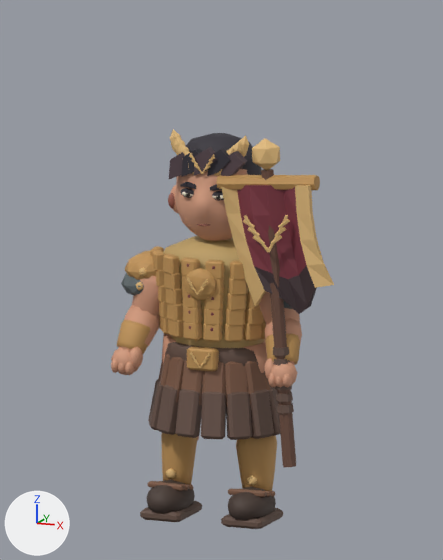
Before and after pictures for a commit that changed the Blender file art/blend/aquilifer.blend.
Rendered twice from the file's camera 'Art review camera'. Lighting does not change. The marker at lower left points along +X, +Y and +Z. The picture after the commit comes second.

In view in the first picture: 'aquilifer'.
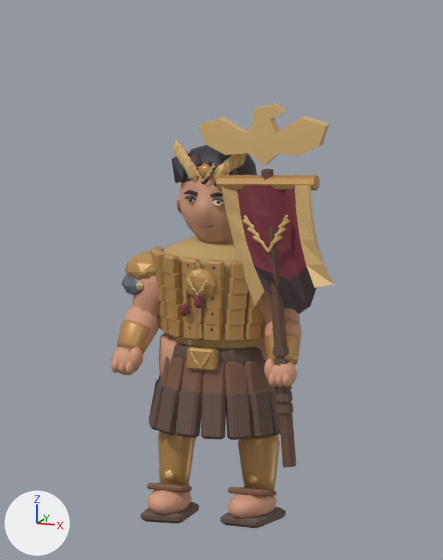
What differs and where, as boxes (x1, y1, x2, y2) in the pictures (443 x 560 px; the box of a moved part takes in the faces that stretch with it):
'aquilifer', reshaped (6% taller)
    before: (111, 130, 334, 529)
    after: (111, 103, 334, 528)
part 1 of me_aquilifer_color_and_skin, moved or reshaped
    before: (174, 136, 186, 155)
    after: (173, 140, 184, 158)
part 2 of me_aquilifer_color_and_skin, moved or reshaped
    before: (226, 148, 234, 155)
    after: (213, 162, 227, 184)
part 3 of me_aquilifer_color_and_skin, moved or reshaped
    before: (231, 142, 242, 153)
    after: (237, 153, 247, 169)
part 4 of me_aquilifer_color_and_skin, moved or reshaped
    before: (166, 468, 176, 480)
    after: (180, 303, 189, 316)
part 5 of me_aquilifer_color_and_skin, added
    after: (194, 295, 203, 309)
part 6 of me_aquilifer_color_and_skin, moved or reshaped
    before: (252, 138, 280, 170)
    after: (164, 469, 175, 481)
part 7 of me_aquilifer_color_and_skin, moved or reshaped
    before: (221, 508, 283, 529)
    after: (141, 502, 199, 524)
part 8 of me_aquilifer_color_and_skin, moved or reshaped
    before: (243, 339, 268, 373)
    after: (159, 334, 196, 441)
part 9 of me_aquilifer_color_and_skin, added (brown)
    after: (220, 507, 286, 528)
part 10 of me_aquilifer_color_and_skin, moved or reshaped
    before: (236, 435, 277, 491)
    after: (238, 435, 280, 490)
part 11 of me_aquilifer_color_and_skin, added (mostly hidden)
    after: (252, 339, 267, 361)
part 12 of me_aquilifer_color_and_skin, deleted
    before: (180, 136, 249, 226)
part 13 of me_aquilifer_color_and_skin, moved or reshaped
    before: (140, 130, 316, 522)
    after: (124, 103, 329, 518)
part 14 of me_aquilifer_color_and_skin, edited (looks the same)
    both: (121, 175, 316, 368)

What the commit changed:
me_aquilifer_color_and_skin is used by ob_aquilifer; location (0.0, 0.0, 0.0).
me_aquilifer_color_and_skin had 6090 vertices, 7009 faces and spanned x -0.41..0.57, y -0.22..0.19, z -0.01..1.6.
me_aquilifer_color_and_skin now has 6318 vertices, 7028 faces and spans x -0.41..0.57, y -0.24..0.19, z -0.01..1.75.
me_aquilifer_color_and_skin part 1: the loose piece of 12 vertices spanning x -0.15..-0.09, y -0.11..-0.08, z 1.47..1.57 is moved by (-0.01, 0.02, -0.02).
me_aquilifer_color_and_skin part 2: the loose piece of 12 vertices spanning x 0.06..0.13, y -0.13..-0.1, z 1.44..1.55 is moved by (-0.03, -0.01, -0.06).
me_aquilifer_color_and_skin part 3: the loose piece of 12 vertices spanning x 0.09..0.15, y -0.11..-0.08, z 1.47..1.57 is moved by (0.01, 0.02, -0.02).
me_aquilifer_color_and_skin part 4: the loose piece of 12 vertices spanning x -0.2..-0.16, y -0.07..-0.05, z 0.14..0.19 is moved by (0.12, -0.14, 0.72).
me_aquilifer_color_and_skin part 5: a new loose piece, an icosphere of 20 faces spanning x -0.02..0.02, y -0.212..-0.184, z 0.889..0.945, in mat_painted_metal_edges__textile_and_clay.
me_aquilifer_color_and_skin part 6: the loose piece of 12 vertices spanning x 0.21..0.33, y -0.17..-0.1, z 1.47..1.6 is scaled about its middle by (0.352, 0.212, 0.362), then moved by (-0.44, 0.05, -1.37).
me_aquilifer_color_and_skin part 7: the loose piece of 32 vertices spanning x 0.09..0.27, y -0.18..0.07, z -0.01..0.03 is turned 5.5 degrees about the z axis through its middle, then moved by (-0.35, -0.03, 0.0).
me_aquilifer_color_and_skin part 8: the loose piece of 50 vertices spanning x 0.04..0.24, y -0.08..0.12, z 0.29..0.73 is turned 130.7 degrees about the z axis through its middle, then moved by (-0.29, -0.02, 0.0).
me_aquilifer_color_and_skin part 9: the loose piece of 32 vertices spanning x 0.09..0.27, y -0.18..0.07, z -0.01..0.03 is copied, and the copy is turned -5.5 degrees about the z axis through its middle, then moved by (-0.01, 0.02, 0.0); it spans x 0.07..0.27, y -0.17..0.1, z -0.01..0.03.
me_aquilifer_color_and_skin part 10: the loose piece of 40 vertices spanning x 0.09..0.25, y -0.07..0.09, z 0.09..0.37 is moved by (0.0, 0.02, 0.0).
me_aquilifer_color_and_skin part 11: the loose piece of 50 vertices spanning x 0.04..0.24, y -0.08..0.12, z 0.29..0.73 is copied, and the copy is turned -5.5 degrees about the z axis through its middle, then moved by (0.0, 0.02, 0.0); it spans x 0.05..0.24, y -0.06..0.15, z 0.29..0.73.
me_aquilifer_color_and_skin part 12: 10 loose pieces with 180 vertices, spanning x -0.11..0.17, y -0.17..-0.07, z 1.22..1.6, are deleted.
me_aquilifer_color_and_skin part 13: 142 vertices moved within x -0.26..0.35, y -0.21..0.06, z 0.09..1.46; 1337 vertices removed from x -0.33..0.39, y -0.22..0.18, z -0.01..1.6; 1651 vertices added at x -0.32..0.54, y -0.24..0.19, z 0.0..1.75.
me_aquilifer_color_and_skin part 14: 312 kept faces spanning x -0.41..0.49, y -0.21..0.18, z 0.37..1.47 get new vertex colours.
Other edits to the shape of me_aquilifer_color_and_skin do not show in these pictures.
